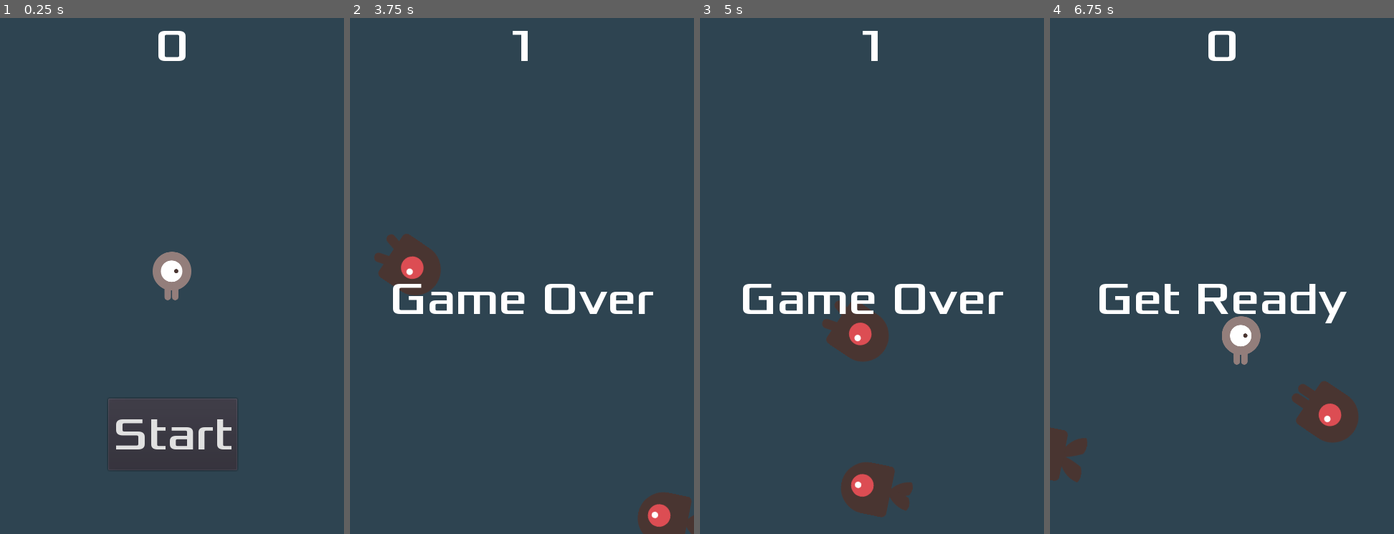
Above: before the commit, frames 1-4 (left to right).
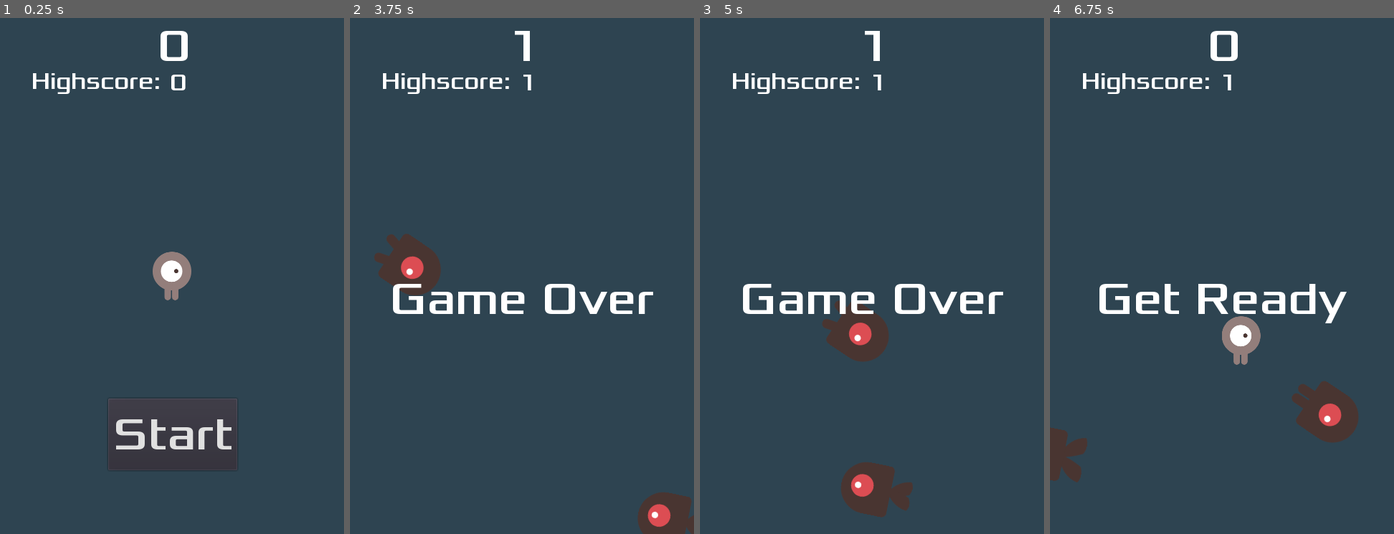
Above: after the commit, the same moments.

Repository: aellul27/Godot-2D-Game
Game: Godot game, scene res://Main.tscn
The game is run twice, just before and just after one commit, with the same random seed, the same clock (stepped at 60 frames per second) and the same inputs.
Inputs:
- Up to frame 1 (0.25 s): no input
- Up to frame 2 (3.75 s): click "Start" at 0.5 s; tap Enter (start_game) at 1.25, 1.35, 2.1, 2.85, 3.6 s; hold Right (move_right) 1.28-2.03 s; hold Down (move_down) 2.03-2.78 s; hold Right (move_right) 2.78-3.53 s; hold Up (move_up) from 3.53 s (still down)
- Up to frame 3 (5 s): release Up (move_up) at 4.28 s; hold Left (move_left) from 4.28 s (still down); tap Enter (start_game) at 4.35 s
- Up to frame 4 (6.75 s): tap Enter (start_game) at 5.1, 5.85, 6.6 s; release Left (move_left) at 5.78 s; hold Down (move_down) 5.78-6.53 s; hold Right (move_right) from 6.53 s (still down)

The runs differ from the first frame. In frame 1, 0.7% of the frame differs, in the area x 9-55%, y 2-15%; in frame 2, 0.6%; in frame 3, 0.6%; in frame 4, 0.7%.

Commit message:
Added Highscore
Added high score feature.

Diff:
--- a/HUD.gd
+++ b/HUD.gd
@@ -1,5 +1,6 @@
 extends CanvasLayer
 signal start_game
+var highscore = 0
 
 func show_message(text):
 	$Message.text = text
@@ -8,14 +9,14 @@
 
 func show_game_over():
 	show_message("Game Over")
-
 	yield($MessageTimer, "timeout")
-
 	$Message.text = "Dodge the\nCreeps!"
 	$Message.show()
 	# make a one-shot timer
 	yield(get_tree().create_timer(1), "timeout")
 	$StartButton.show()
+
+
 
 func update_score(score):
 	$ScoreLabel.text = str(score)
@@ -27,3 +28,9 @@
 
 func _on_MessageTimer_timeout():
 	$Message.hide()
+
+
+func update_high_score(score):
+	if highscore < score:
+		highscore = score
+		$Highscore.text = str(score)
--- a/HUD.tscn
+++ b/HUD.tscn
@@ -21,11 +21,21 @@
 [sub_resource type="ShortCut" id=5]
 shortcut = SubResource( 4 )
 
+[sub_resource type="DynamicFont" id=6]
+size = 33
+font_data = ExtResource( 1 )
+
+[sub_resource type="DynamicFont" id=7]
+size = 33
+font_data = ExtResource( 1 )
+
 [node name="HUD" type="CanvasLayer"]
 script = ExtResource( 2 )
 
 [node name="ScoreLabel" type="Label" parent="."]
 anchor_right = 1.0
+margin_left = 3.0
+margin_right = 3.0
 margin_bottom = 78.0
 custom_fonts/font = SubResource( 1 )
 text = "0"
@@ -58,5 +68,21 @@
 wait_time = 2.0
 one_shot = true
 
+[node name="HighscoreLabel" type="Label" parent="."]
+margin_left = 44.0
+margin_top = 68.0
+margin_right = 238.0
+margin_bottom = 120.0
+custom_fonts/font = SubResource( 6 )
+text = "Highscore:"
+
+[node name="Highscore" type="Label" parent="."]
+margin_left = 237.0
+margin_top = 70.0
+margin_right = 472.0
+margin_bottom = 111.0
+custom_fonts/font = SubResource( 7 )
+text = "0"
+
 [connection signal="pressed" from="StartButton" to="." method="_on_StartButton_pressed"]
 [connection signal="timeout" from="MessageTimer" to="." method="_on_MessageTimer_timeout"]
--- a/Main.gd
+++ b/Main.gd
@@ -15,6 +15,7 @@
 	$ScoreTimer.stop()
 	$MobTimer.stop()
 	$HUD.show_game_over()
+	$HUD.update_high_score(score)
 
 func new_game():
 	$Music.play()
Not shown: 1 places in HUD.tscn that only renumber resources
